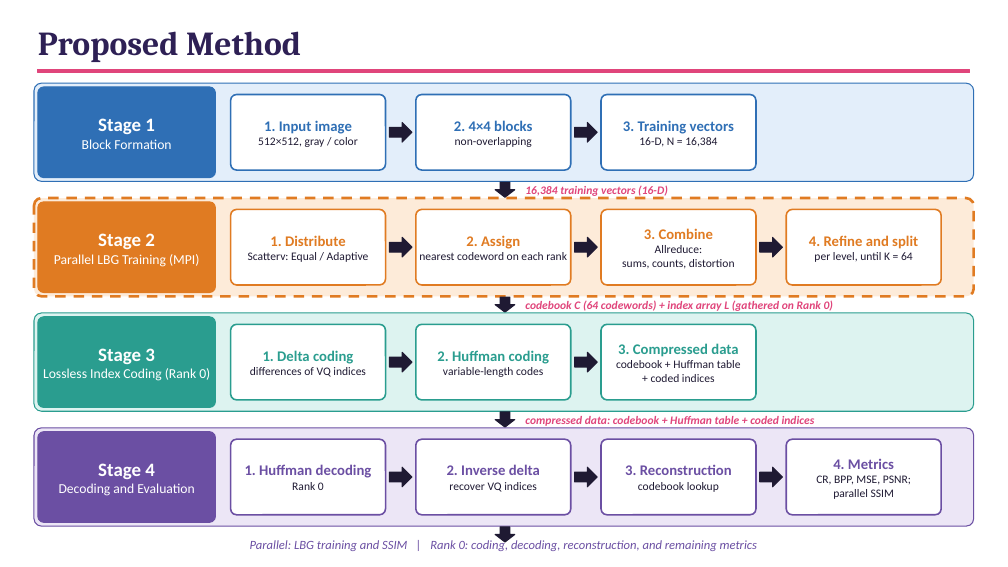
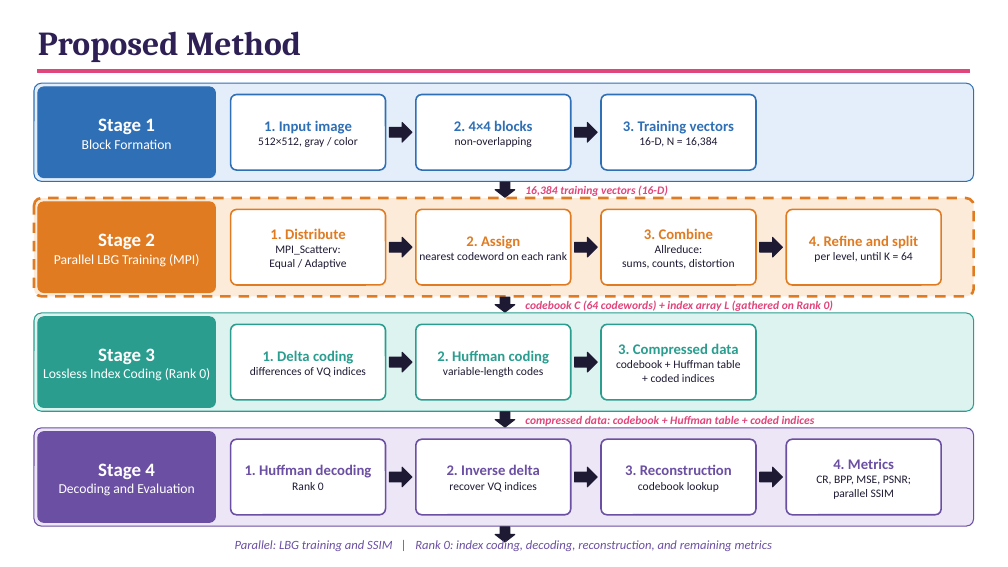
Before and after one commit to ibtihal-cpu/mihk, a slide deck: slide 1 of results/seminar/figs/overview.pptx. Drawn at 1008x567 pixels with LibreOffice and Linux fonts; fonts in the diff are those of the drawing. Boxes give left, top, right and bottom in pixels: in the first picture for what was removed or moved away, otherwise in the second. Text is boxed around its words. In the diff, an @@ line names an element or a change of style, - is before the commit and + after.

```diff
--- a/results/seminar/figs/overview.pptx
+++ b/results/seminar/figs/overview.pptx
@@ text at [269, 245, 347, 269]: text changed @@
-Scatterv: Equal / Adaptive
+MPI_Scatterv:
+Equal / Adaptive
@@ text at [235, 538, 772, 551]: text changed @@
-Parallel: LBG training and SSIM | Rank 0: coding, decoding, reconstruction, and remaining metrics
+Parallel: LBG training and SSIM | Rank 0: index coding, decoding, reconstruction, and remaining metrics
```
Also in this commit, not shown: 2 other files.
